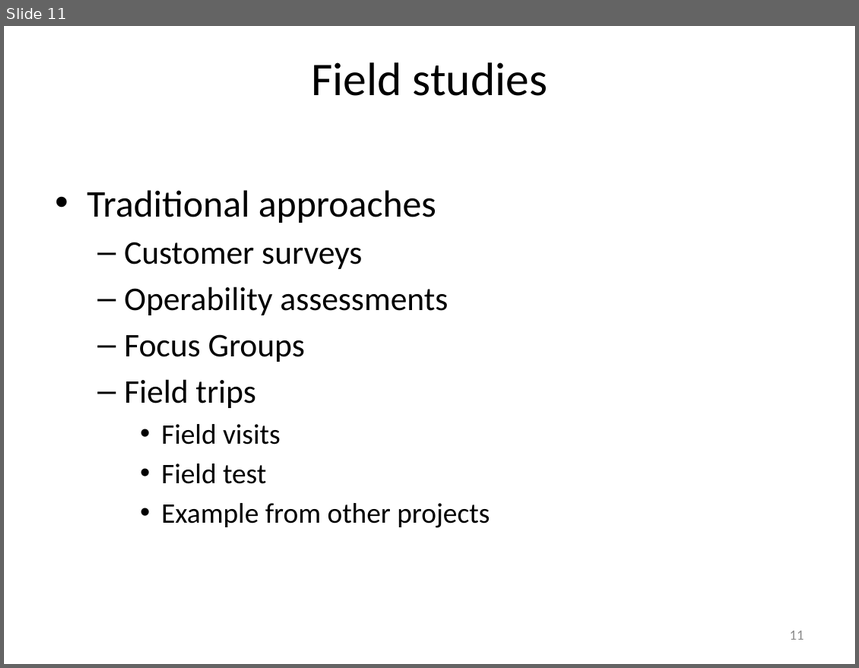
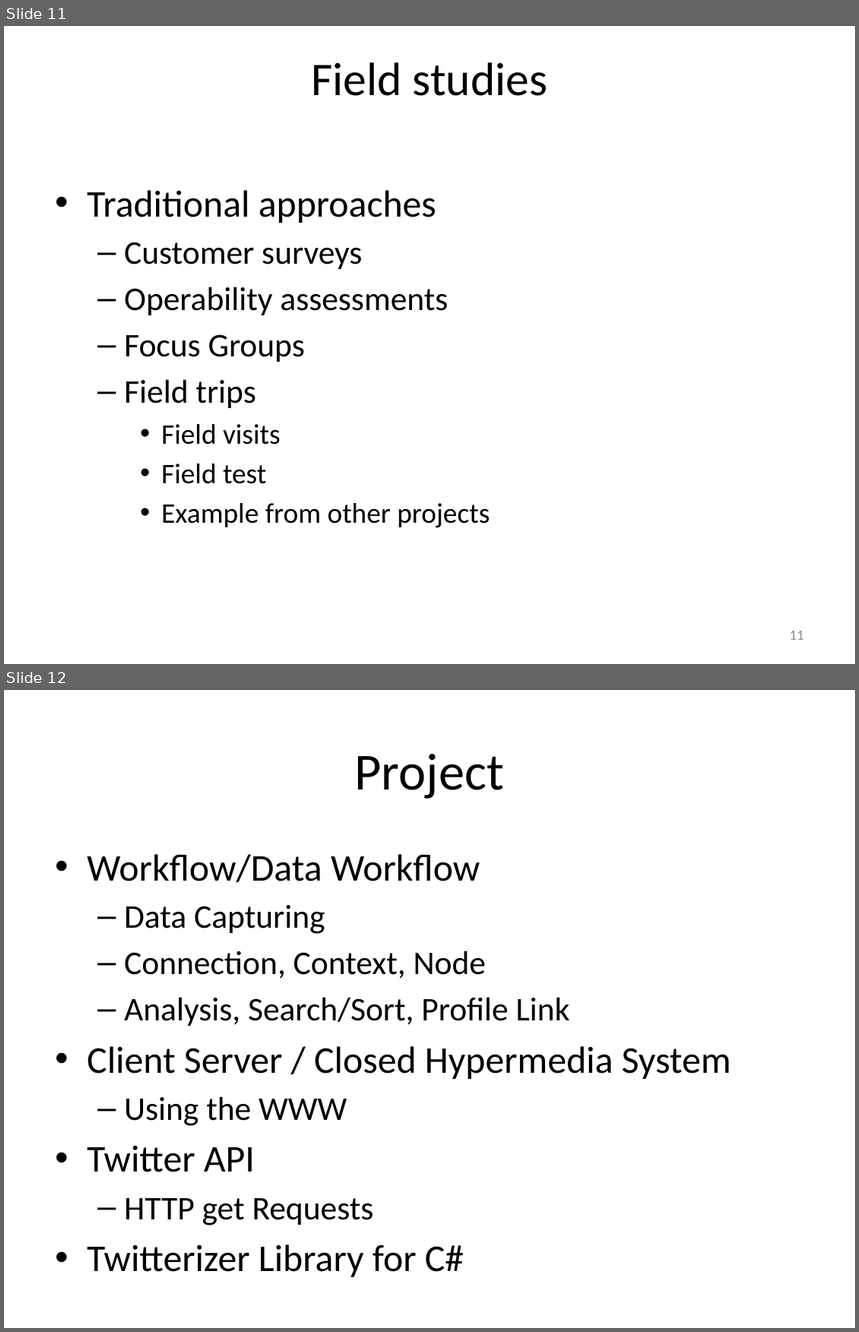
Before and after one commit to isurup/kalle-martin-group, a slide deck: SSE3/MartinPresentation/SSE3_5.pptx. Shown one above the other, each under a label of ours: slide 11 before the commit, slides 11 and 12 after it. The pictures are 859x668 and 859x1332 pixels, drawn with LibreOffice and Linux fonts; fonts in the diff are those of the drawing. Boxes give left, top, right and bottom in pixels: in the first picture for what was removed or moved away, otherwise in the second. Text is boxed around its words. In the diff, an @@ line names an element or a change of style, - is before the commit and + after.

```diff
--- a/SSE3/MartinPresentation/SSE3_5.pptx
+++ b/SSE3/MartinPresentation/SSE3_5.pptx
@@ slide 12 added at [4, 690, 855, 1328], background #FFFFFF @@
@@ title added at [355, 754, 504, 799], 44 pt, text #000000 @@
+Project
@@ text added at [87, 854, 731, 1277], 28 pt, text #000000 @@
+• Workflow/Data Workflow
+  – Data Capturing
+  – Connection, Context, Node
+  – Analysis, Search/Sort, Profile Link
+• Client Server / Closed Hypermedia System
+  – Using the WWW
+• Twitter API
+  – HTTP get Requests
+• Twitterizer Library for C#
```
Also in this commit, not shown: 3 other slides added, 1 slide removed.
